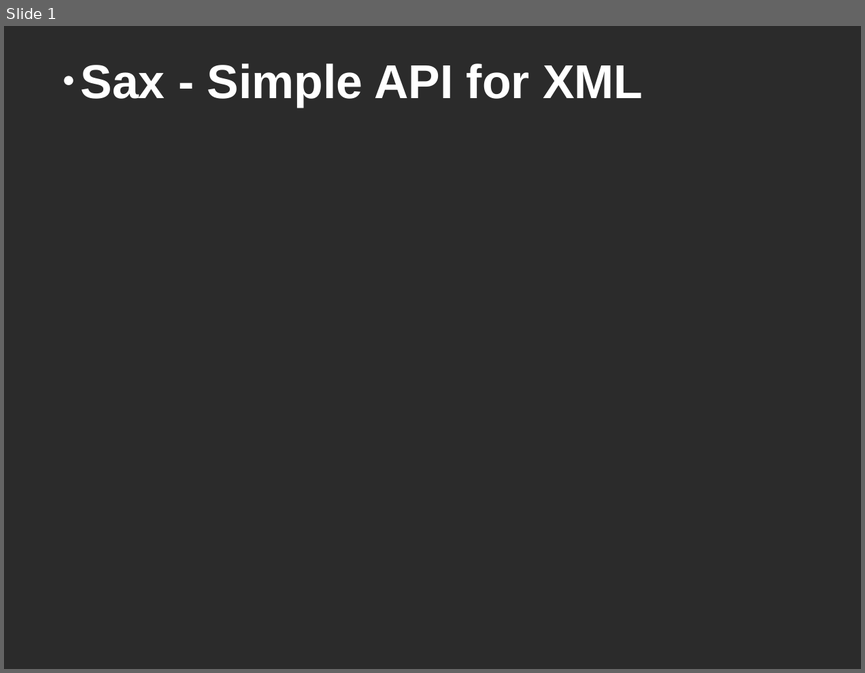
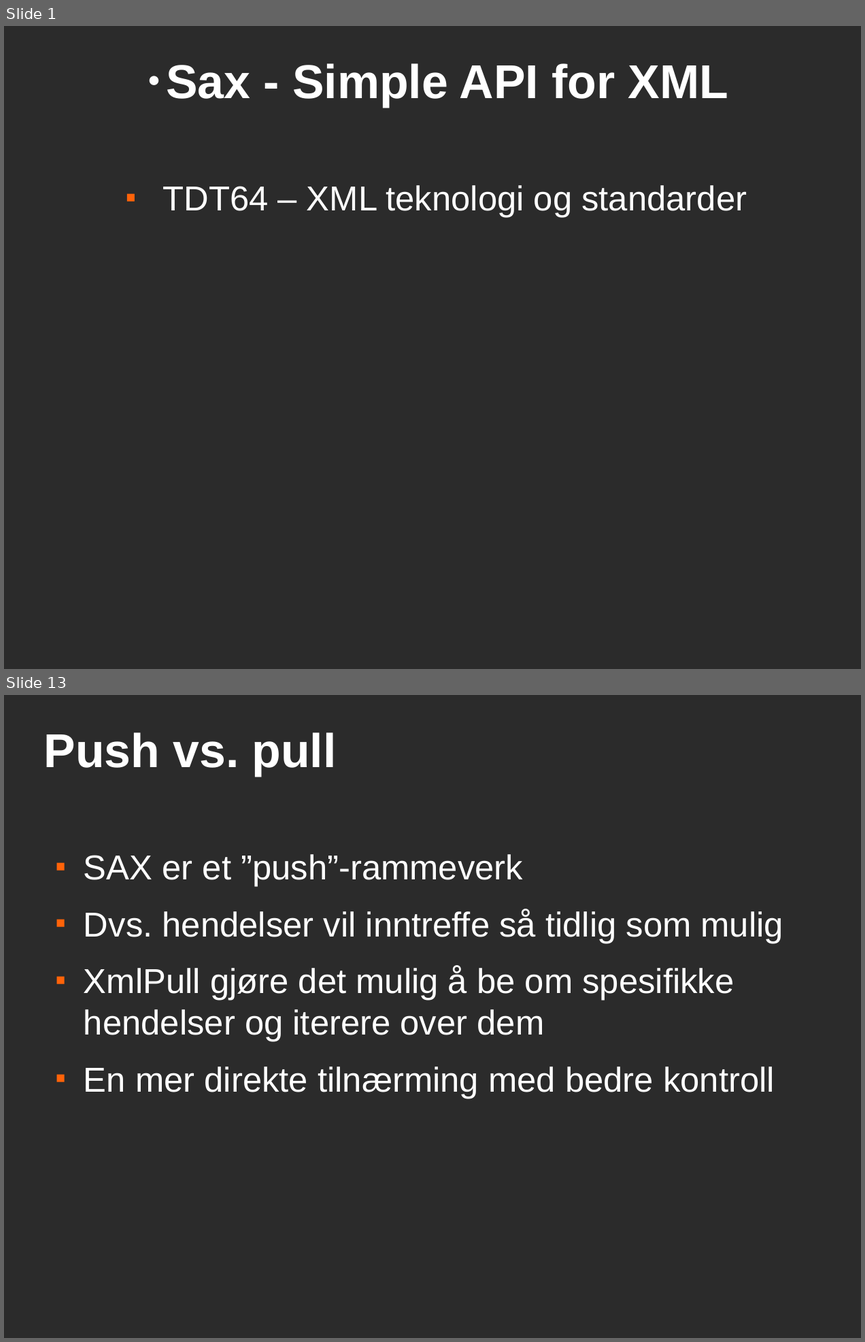
Before and after one commit to andrerav/xqft-parser, a slide deck: doc/sax.odp. Shown one above the other, each under a label of ours: slide 1 before the commit, slides 1 and 13 after it; the slides between them are not shown. The pictures are 865x673 and 865x1342 pixels, drawn with LibreOffice and Linux fonts; fonts in the diff are those of the drawing; background and template pictures are left out; a plain dark background stands for a picture behind light text. Boxes give left, top, right and bottom in pixels: in the first picture for what was removed or moved away, otherwise in the second. Text is boxed around its words. In the diff, an @@ line names an element or a change of style, - is before the commit and + after.

```diff
--- a/doc/sax.odp
+++ b/doc/sax.odp
@@ slide 13 added at [4, 695, 861, 1338], background picture (left out) @@
@@ title added at [44, 732, 337, 777], 44 pt, text #FFFFFF, bold @@
+Push vs. pull
@@ text added at [84, 854, 783, 1098], 32 pt, text #FFFFFF @@
+■ SAX er et ”push”-rammeverk
+■ Dvs. hendelser vil inntreffe så tidlig som mulig
+■ XmlPull gjøre det mulig å be om spesifikke hendelser og iterere over dem
+■ En mer direkte tilnærming med bedre kontroll
@@ slide 1 changed as well @@
@@ title "Sax - Simple API for ..." at [166, 63, 728, 108]: alignment left to centre @@
@@ text added at [162, 185, 747, 218], 32 pt, text #FFFFFF @@
+■ TDT64 – XML teknologi og standarder
```
Also in this commit, not shown: 11 other slides added, 1 slide removed.
